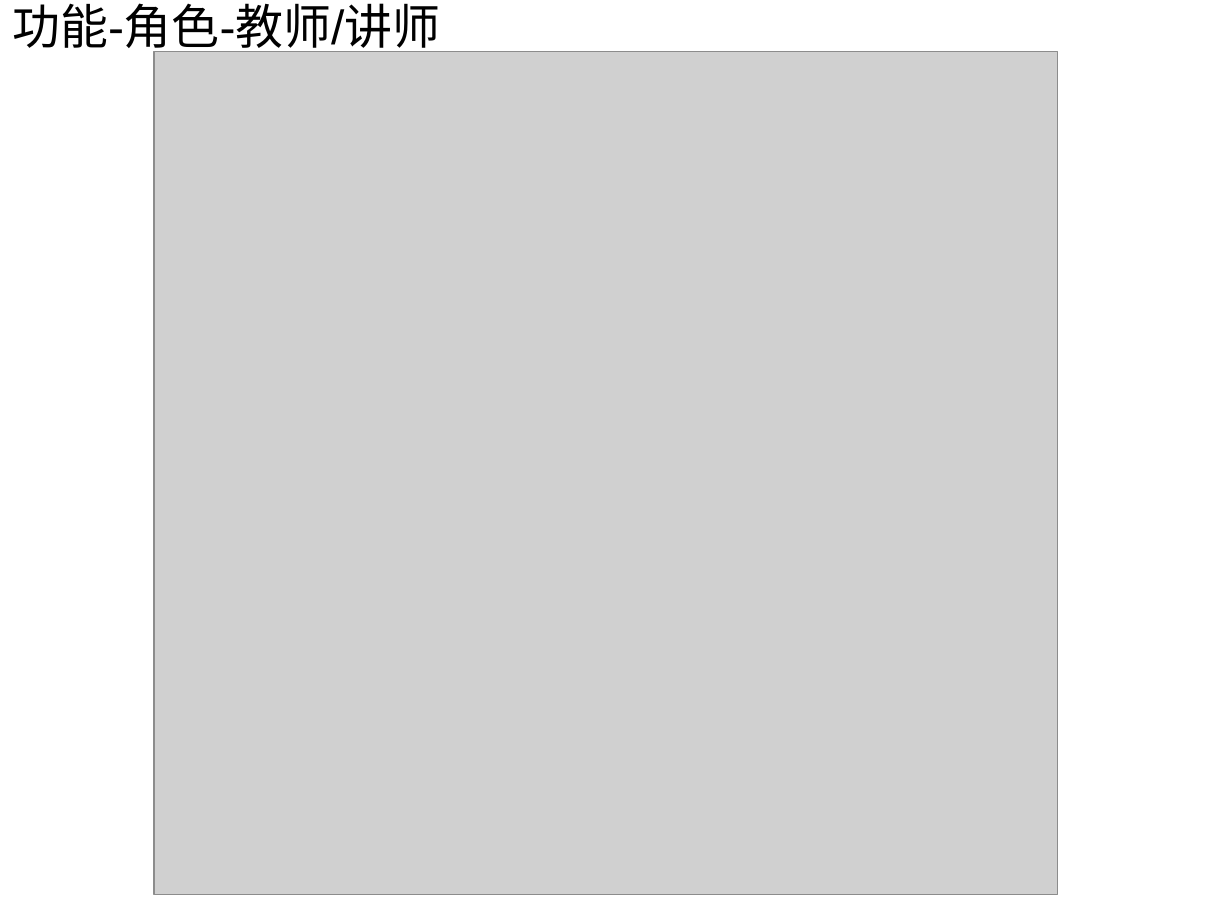
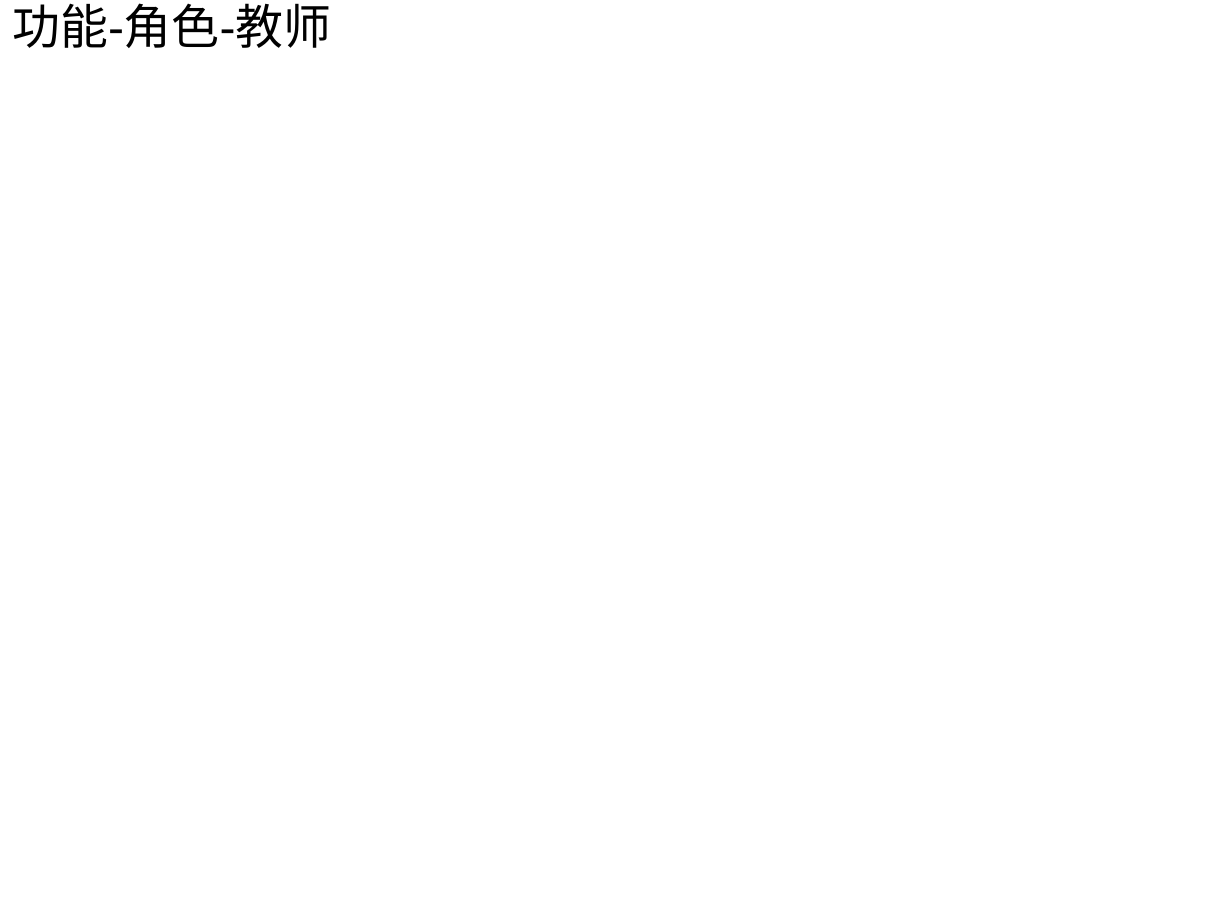
Before and after one commit to huhongjun/mydokeos, a slide deck: slide 6 of docu/Dokeos-lcms.ppt (slide 7 before the commit). Drawn at 1232x924 pixels with LibreOffice and Linux fonts; fonts in the diff are those of the drawing; grey boxes stand for pictures. Boxes give left, top, right and bottom in pixels: in the first picture for what was removed or moved away, otherwise in the second. Text is boxed around its words. In the diff, an @@ line names an element or a change of style, - is before the commit and + after.

Commit message:
担心他人提交的功能清单变更未纳入。

```diff
--- a/docu/Dokeos-lcms.ppt
+++ b/docu/Dokeos-lcms.ppt
@@ title at bbox=[12, 3, 331, 48]: text changed @@
-功能-角色-教师/讲师
+功能-角色-教师
@@ picture removed at bbox=[154, 52, 1057, 894] @@
```
Also in this commit, not shown: 4 other slides changed, 4 slides added, 2 slides removed, 5 other files.
